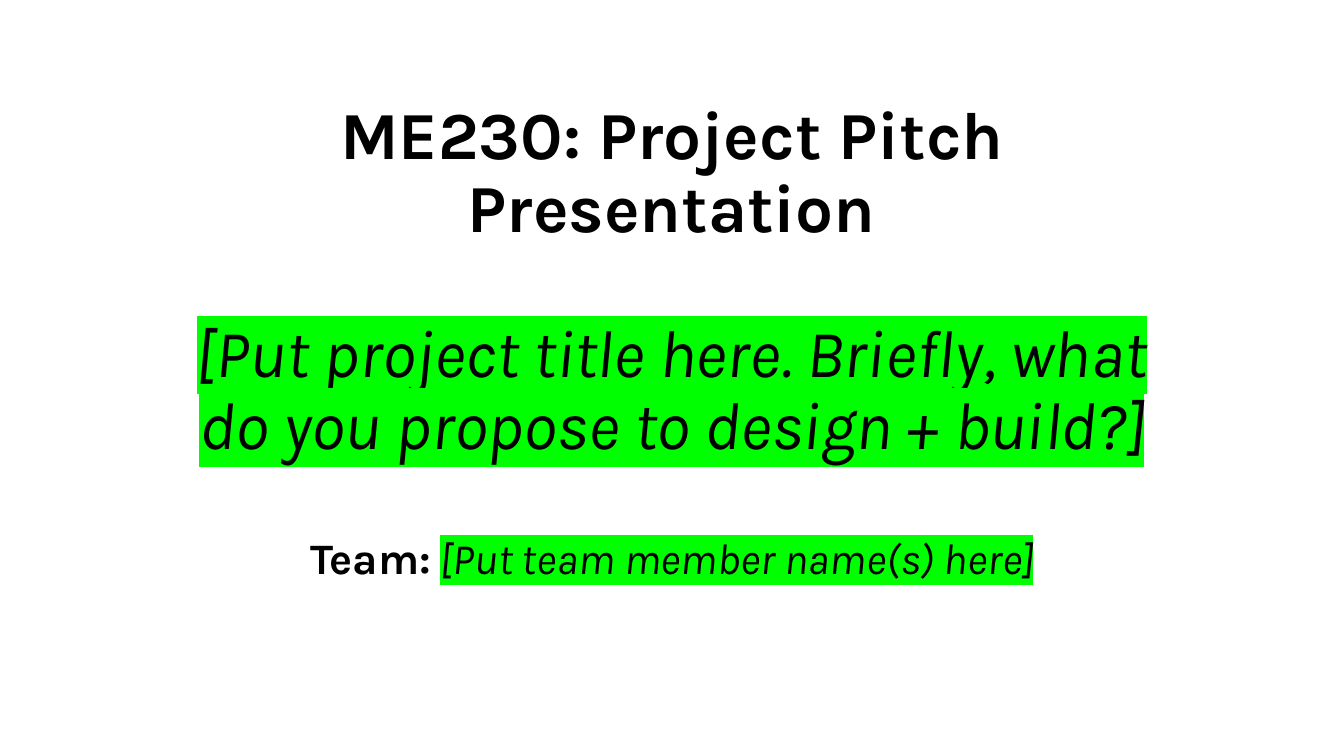
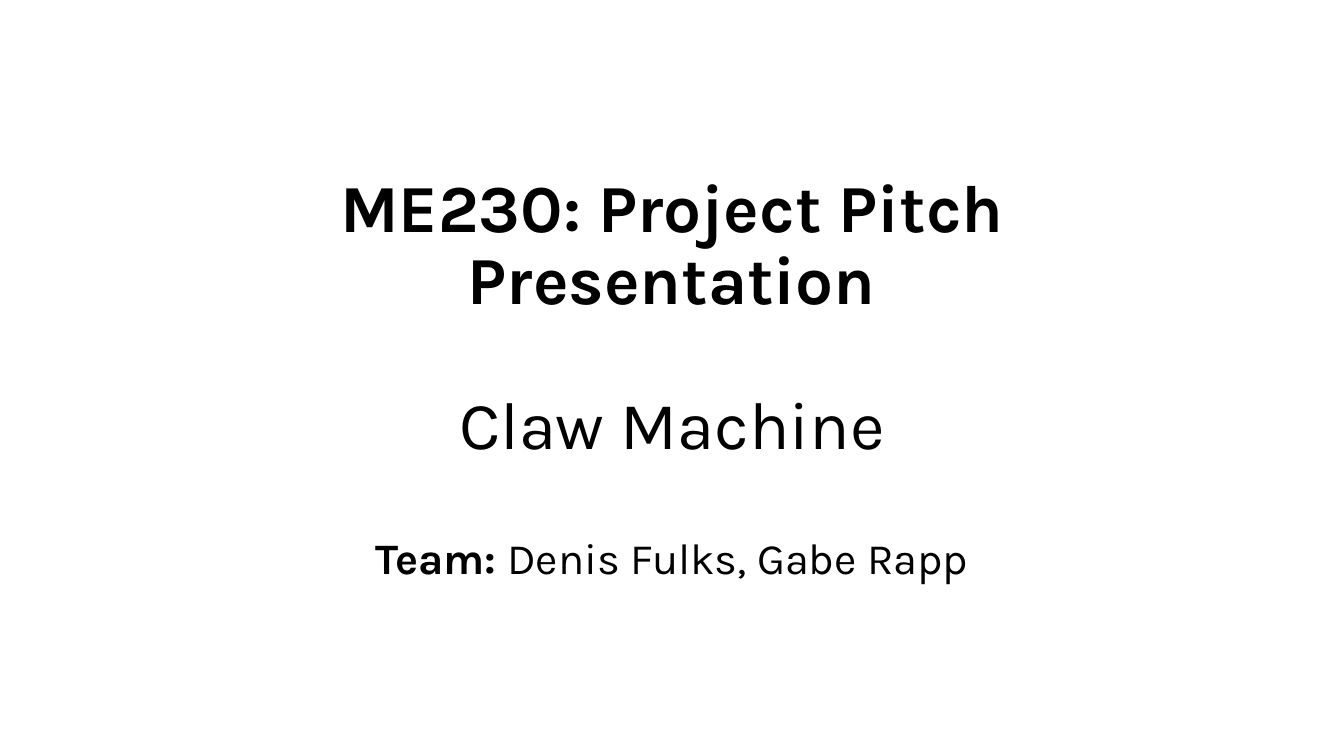
Before and after one commit to DenisFulks/ME230-Final-Project, a slide deck: slide 1 of Documentation/Claw Machine Proposal.pptx. Drawn at 1344x756 pixels with LibreOffice and Linux fonts; fonts in the diff are those of the drawing. Boxes give left, top, right and bottom in pixels: in the first picture for what was removed or moved away, otherwise in the second. Text is boxed around its words. In the diff, an @@ line names an element or a change of style, - is before the commit and + after.

```diff
--- a/Documentation/Claw Machine Proposal.pptx
+++ b/Documentation/Claw Machine Proposal.pptx
@@ title at bbox=[340, 184, 1004, 585]: text changed; bold on; italic off @@
-ME230: Project Pitch Presentation
-[Put project title here. Briefly, what do you propose to design + build?]
-Team: [Put team member name(s) here]
+ME230: Project Pitch Presentation
+Claw Machine
+Team: Denis Fulks, Gabe Rapp
```
Also in this commit, not shown: 2 other slides changed, 5 slides added, 5 slides removed, 24 other files.
